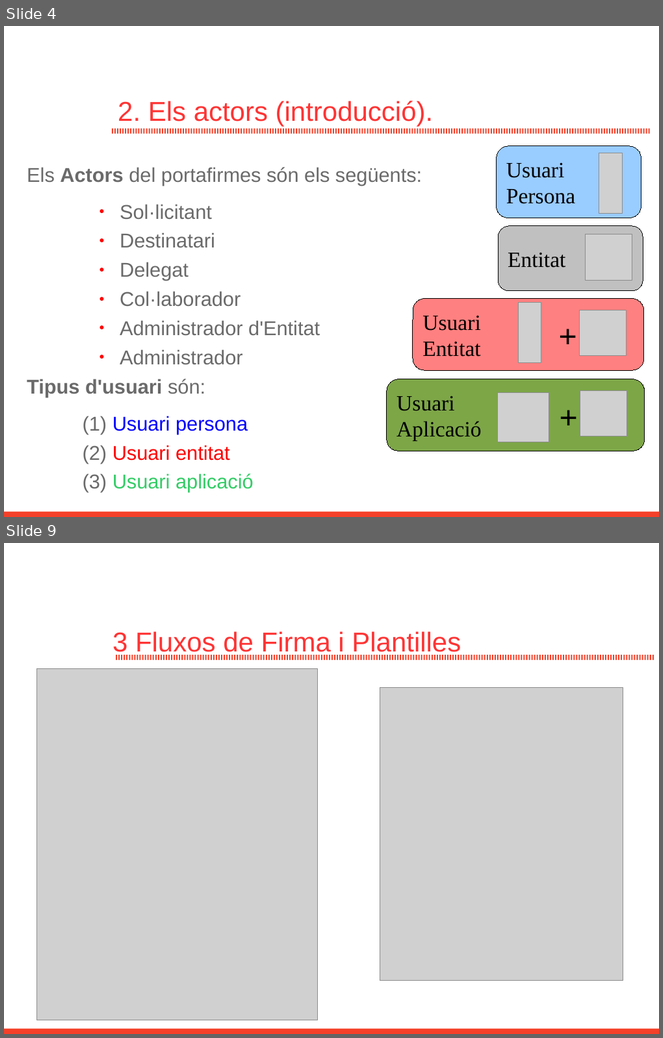
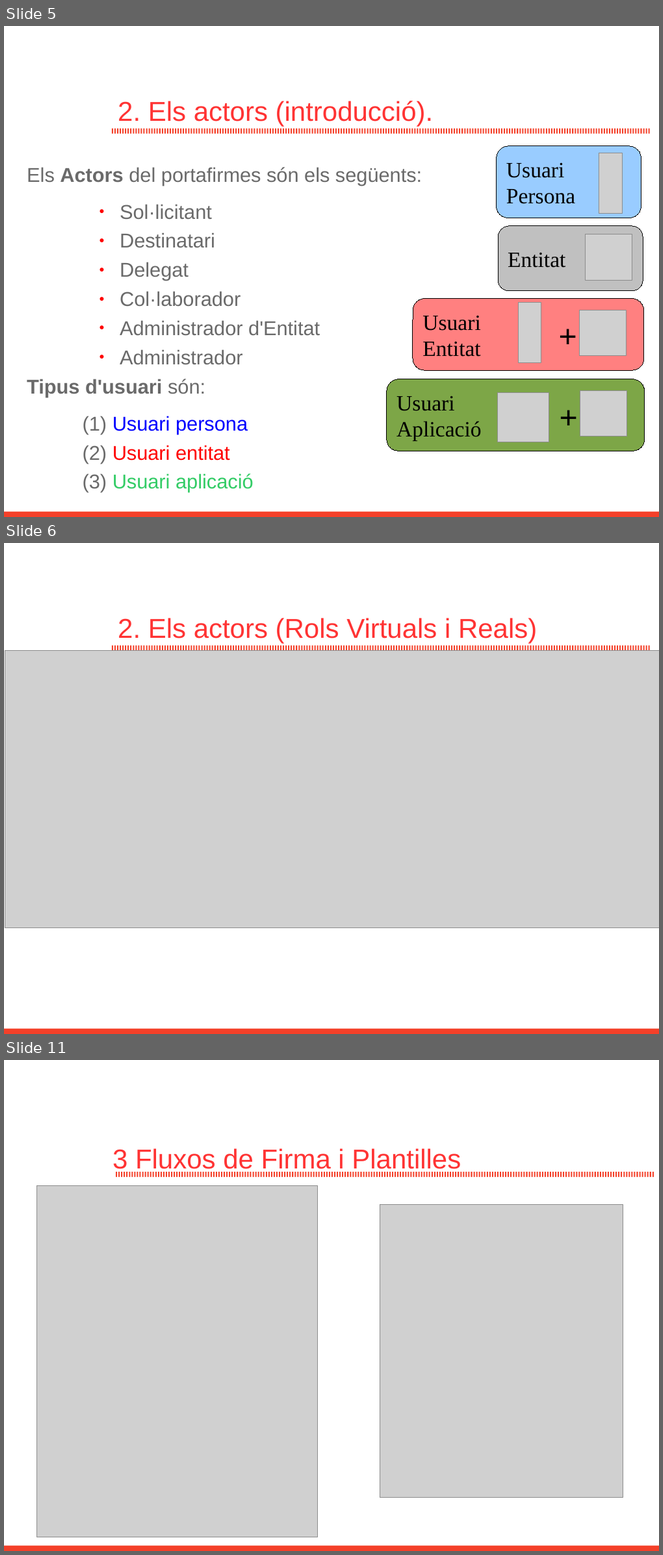
Before and after one commit to GovernIB/portafib, a slide deck: doc/Introduccio_Basica_PortaFIB.odp. Shown one above the other, each under a label of ours: slides 4 and 9 before the commit, slides 5, 6 and 11 after it; the slides between them are not shown. The pictures are 663x1038 and 663x1555 pixels, drawn with LibreOffice and Linux fonts; fonts in the diff are those of the drawing; grey boxes stand for pictures; background and template pictures are left out. Boxes give left, top, right and bottom in pixels: in the first picture for what was removed or moved away, otherwise in the second. Text is boxed around its words. In the diff, an @@ line names an element or a change of style, - is before the commit and + after.

```diff
--- a/doc/Introduccio_Basica_PortaFIB.odp
+++ b/doc/Introduccio_Basica_PortaFIB.odp
@@ slide 6 added at bbox=[4, 543, 659, 1034], background #FFFFFF; not listed: 1 template element that a slide beside it also shows @@
@@ title added at bbox=[146, 551, 649, 597], 26 pt, text #FFFFFF, bold @@
+PortaFIB
@@ text added at bbox=[118, 618, 537, 643], 30 pt, text #FF3333 @@
+2. Els actors (Rols Virtuals i Reals)
@@ picture added at bbox=[5, 651, 659, 928] @@
@@ line added from (112, 648) to (650, 648), #F44029 5.67 pt @@
@@ what was slide 4 is now slide 5 @@
@@ what was slide 9 is now slide 11 @@
```
Also in this commit, not shown: 9 slides changed, 2 other slides added, 2 other files.
